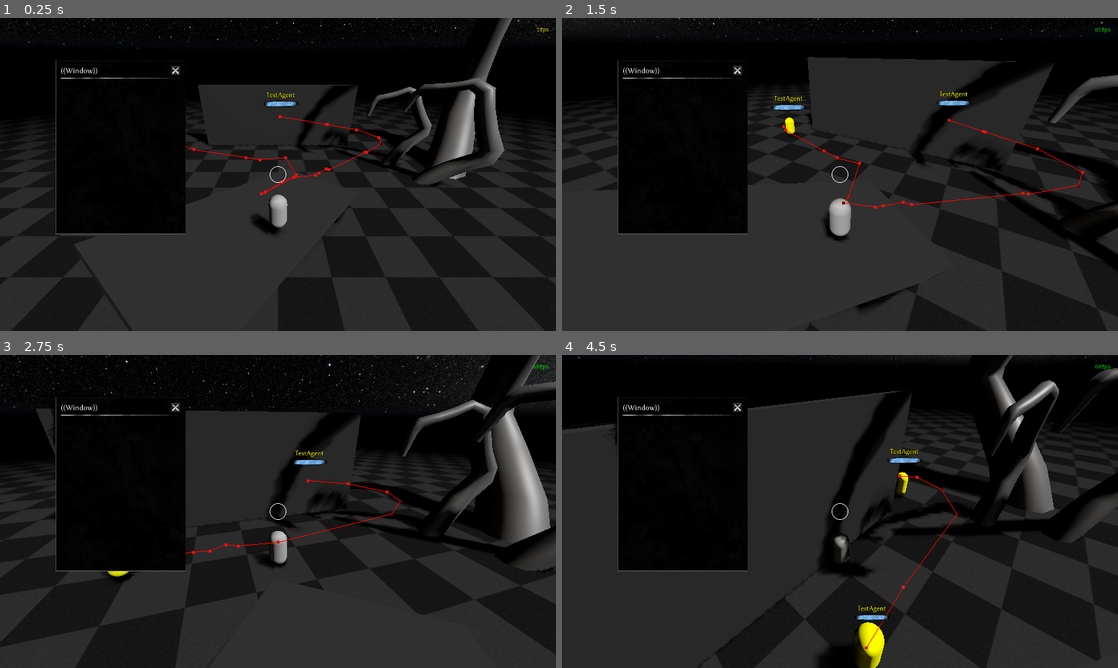
Above: before the commit, frames 1-4 (two rows, left to right).
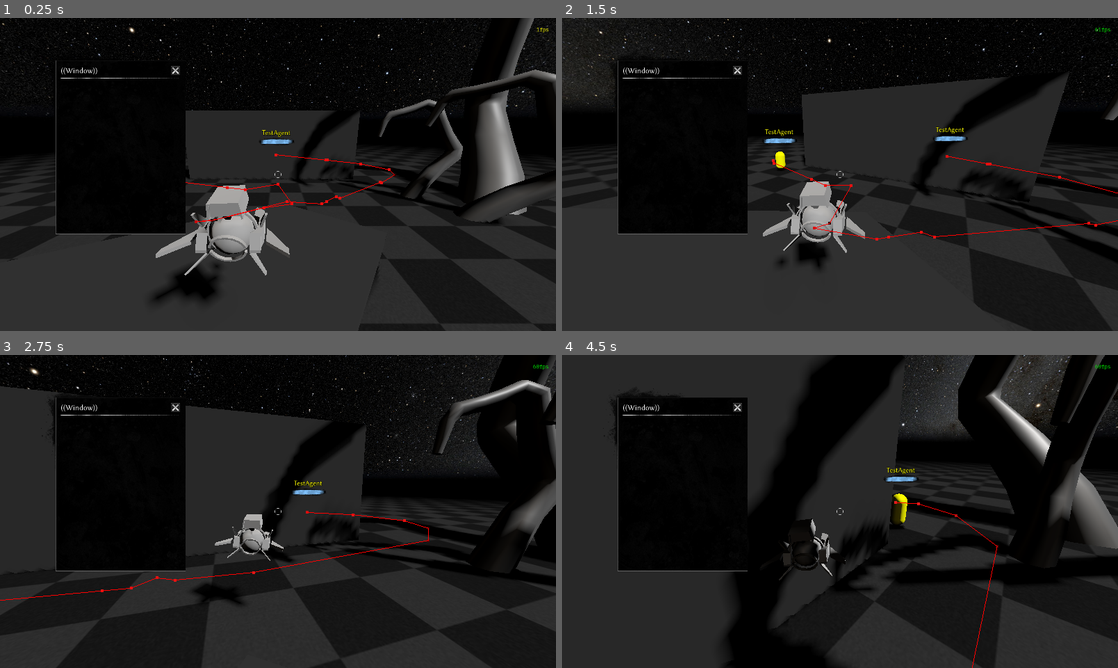
Above: after the commit, the same moments.

Repository: slyllama/soulscrap
Game: Godot game, scene res://maps/sandbox/sandbox.tscn
Two runs of this game, one before a commit and one after it. Both use one fixed random seed, a clock stepped at 60 frames per second and the inputs below.
Inputs (mouse positions are in pixels of both pictures, inside the frame that each line leads up to):
- Up to frame 1 (0.25 s): no input
- Up to frame 2 (1.5 s): move the mouse to (867, 174) at 0.52 s; hold W (move_forward) from 0.53 s (still down); click (867, 174) at 0.6 s; tap Mouse wheel up (zoom_in) at 0.8, 1.35 s; move the mouse to (812, 174) at 1.27 s
- Up to frame 3 (2.75 s): keep holding W (move_forward); tap Mouse wheel down (zoom_out) at 1.55, 2.1 s; move the mouse to (289, 505) at 2.02 s; click (289, 505) at 2.3 s
- Up to frame 4 (4.5 s): move the mouse to (834, 517) at 2.77 s; click (834, 517) at 2.85 s; tap Mouse wheel up (zoom_in) at 3.05, 3.6 s; move the mouse to (878, 514) at 3.52 s; tap Mouse wheel down (zoom_out) at 3.8, 4.35 s; tap Escape (ui_cancel) at 4.15 s; move the mouse to (1101, 367) at 4.27 s; release W (move_forward) at 4.28 s; hold A (strafe_left) from 4.28 s (still down)

The runs differ from the first frame. In frame 1, 22% of the frame differs, in the area x 0-100%, y 0-100%; in frame 2, 18%; in frame 3, 20%; in frame 4, 34%.

Commit message:
Improve player and camera handling

Diff:
--- a/generic/materials/shaders/simple_nospec.gdshader
+++ b/generic/materials/shaders/simple_nospec.gdshader
@@ -12,4 +12,11 @@
 	SPECULAR = 0.0;
 	METALLIC = 0.0;
 	ROUGHNESS = 1.0;
+
+	float fade_distance = length(VERTEX);
+	const vec3 magic = vec3(0.06711056, 0.00583715, 52.9829189);
+	float fade = clamp(smoothstep(0.5, 0.9, fade_distance), 0.0, 1.0);
+	if (fade < 0.001 || fade < fract(magic.z * fract(dot(FRAGCOORD.xy, magic.xy)))) {
+		discard;
+	}
 }
--- a/lib/_global/global.gd
+++ b/lib/_global/global.gd
@@ -10,11 +10,13 @@
 
 func _ready() -> void:
 	if DisplayServer.screen_get_size().x > 2000:
-		get_window().size *= 2.0
+		if !Engine.is_embedded_in_editor():
+			get_window().size *= 2.0
 		get_window().content_scale_factor = 2.0
 
 		if OS.get_name() != "macos":
 			DisplayServer.cursor_set_custom_image(
 				load("res://generic/textures/cursor_2x.png"))
 
-	get_window().position = DisplayServer.screen_get_position() + Vector2i(32, 64)
+	if !Engine.is_embedded_in_editor():
+		get_window().position = DisplayServer.screen_get_position() + Vector2i(32, 64)
--- a/lib/player/camera.gd
+++ /dev/null
@@ -1,39 +0,0 @@
-extends Camera3D
-
-@export var orbit_sensitivity = 0.5
-@export var orbit_smoothing = 20.0
-
-var _mouse_delta = Vector2.ZERO
-@onready var _last_mouse_delta = _mouse_delta
-@onready var _target_pivot_x = get_parent().rotation_degrees.x
-@onready var _target_pivot_y = get_parent().rotation_degrees.y
-
-func _input(event: InputEvent) -> void:
-	# Handle orbiting
-	if (event is InputEventMouseMotion
-		and Input.mouse_mode == Input.MOUSE_MODE_CAPTURED):
-		_mouse_delta = event.relative
-
-	if Input.is_action_just_pressed("ui_cancel"):
-		Input.mouse_mode = Input.MOUSE_MODE_VISIBLE
-	elif Input.is_action_just_pressed("left_click"):
-		if !Global.mouse_in_ui:
-			Input.mouse_mode = Input.MOUSE_MODE_CAPTURED
-
-func _ready() -> void:
-	Global.camera = self
-	Input.mouse_mode = Input.MOUSE_MODE_CAPTURED
-
-func _physics_process(_delta: float) -> void:
-	if _mouse_delta == _last_mouse_delta: _mouse_delta = Vector2.ZERO
-
-	# Handle orbit transforms
-	_target_pivot_y -= _mouse_delta.x * orbit_sensitivity
-	get_parent().rotation_degrees.y = lerp(
-		get_parent().rotation_degrees.y, _target_pivot_y, Utils.clerp(orbit_smoothing))
-	_target_pivot_x -= _mouse_delta.y * orbit_sensitivity
-	_target_pivot_x = clamp(_target_pivot_x, -80.0, 20.0)
-	get_parent().rotation_degrees.x = lerp(
-		get_parent().rotation_degrees.x, _target_pivot_x, Utils.clerp(orbit_smoothing))
-
-	_last_mouse_delta = _mouse_delta
--- /dev/null
+++ b/lib/player/orbit.gd
@@ -0,0 +1,61 @@
+extends Node3D
+
+@export var zoom_increment = 0.2
+@export var zoom_minimum = 0.9
+@export var zoom_maximum = 2.2
+@export var orbit_sensitivity = 0.5
+@export var orbit_smoothing = 20.0
+@export var camera_smoothing = 10.0
+
+@onready var _last_mouse_delta = _mouse_delta
+@onready var _target_pivot_x = rotation_degrees.x
+@onready var _target_pivot_y = rotation_degrees.y
+@onready var _target_zoom = zoom_minimum
+
+var _mouse_delta = Vector2.ZERO
+
+func _input(event: InputEvent) -> void:
+	# Handle orbiting
+	if (event is InputEventMouseMotion
+		and Input.mouse_mode == Input.MOUSE_MODE_CAPTURED):
+		_mouse_delta = event.relative
+
+	if Input.is_action_just_pressed("ui_cancel"):
+		Input.mouse_mode = Input.MOUSE_MODE_VISIBLE
+	elif Input.is_action_just_pressed("left_click"):
+		if !Global.mouse_in_ui:
+			Input.mouse_mode = Input.MOUSE_MODE_CAPTURED
+
+	# Handle zoom inputs
+	if Input.is_action_just_pressed("zoom_in"): _target_zoom -= zoom_increment
+	elif Input.is_action_just_pressed("zoom_out"): _target_zoom += zoom_increment
+
+func _ready() -> void:
+	Global.camera = $Track/Camera
+	Input.mouse_mode = Input.MOUSE_MODE_CAPTURED
+
+func _process(_delta: float) -> void:
+	if _mouse_delta == _last_mouse_delta: _mouse_delta = Vector2.ZERO
+
+	# Handle orbit transforms
+	_target_pivot_y -= _mouse_delta.x * orbit_sensitivity
+	rotation_degrees.y = lerp(
+		rotation_degrees.y, _target_pivot_y, Utils.clerp(orbit_smoothing))
+	_target_pivot_x -= _mouse_delta.y * orbit_sensitivity
+	_target_pivot_x = clamp(_target_pivot_x, -80.0, 20.0)
+	rotation_degrees.x = lerp(
+		rotation_degrees.x, _target_pivot_x, Utils.clerp(orbit_smoothing))
+
+	# Handle zoom
+	_target_zoom = clamp(_target_zoom, zoom_minimum, zoom_maximum)
+	$Track/SpringAxis.spring_length = lerp($Track/SpringAxis.spring_length,
+		_target_zoom, Utils.clerp(24.0))
+	$Track/Camera.position.z = lerp($Track/Camera.position.z,
+		$Track/SpringAxis/Spring.position.z, Utils.clerp(camera_smoothing))
+
+	# Smooth camera motion
+	$Track.global_rotation = global_rotation
+	$Track.global_position = lerp(
+		$Track.global_position, global_position, Utils.clerp(camera_smoothing))
+
+	_last_mouse_delta = _mouse_delta
--- a/lib/player/player.gd
+++ b/lib/player/player.gd
@@ -1,18 +1,8 @@
 extends CharacterBody3D
 
 @export var speed = 1.9
-@export var zoom_increment = 0.25
-@export var zoom_minimum = 1.0
-@export var zoom_maximum = 3.0
-
-@onready var _target_zoom = position.z
-
-func _input(_event: InputEvent) -> void:
-	# Handle zoom
-	if Input.is_action_just_pressed("zoom_in"):
-		_target_zoom -= zoom_increment
-	elif Input.is_action_just_pressed("zoom_out"):
-		_target_zoom += zoom_increment
+@export var acceleration = 9.0
+var _target_velocity = 0.0
 
 func _physics_process(_delta: float) -> void:
 	var _direction = Vector3.ZERO
@@ -22,18 +12,19 @@
 	if Input.is_action_pressed("strafe_right"): _direction.x = 1.0
 
 	_direction = _direction.normalized()
-	velocity = $Orbit.basis * Vector3.FORWARD * _direction.z
-	velocity += $Orbit.basis * Vector3.RIGHT * _direction.x
-	velocity *= speed
+	_target_velocity = $Orbit.basis * Vector3.FORWARD * _direction.z
+	_target_velocity += $Orbit.basis * Vector3.RIGHT * _direction.x
+	_target_velocity *= speed
+	velocity = lerp(velocity, _target_velocity, Utils.clerp(acceleration))
 
 	var _y_diff = $YCast.global_position.y - $YCast.get_collision_point().y
 	velocity.y += clamp(Global.GRAVITY * _y_diff, Global.GRAVITY, 0.0)
 
 	move_and_slide()
 
-	# Handle zoom
-	_target_zoom = clamp(_target_zoom, zoom_minimum, zoom_maximum)
-	$Orbit/SpringAxis.spring_length = lerp($Orbit/SpringAxis.spring_length,
-		_target_zoom, Utils.clerp(24.0))
-	$Orbit/Camera.position.z = lerp($Orbit/Camera.position.z,
-		$Orbit/SpringAxis/Spring.position.z, Utils.clerp(20.0))
+	# Handle player mesh operations (facing rotation)
+	if velocity.length() > 0.1:
+		$PlayerMesh.rotation_degrees.y = lerp(
+			$PlayerMesh.rotation_degrees.y, $Orbit.rotation_degrees.y, Utils.clerp(20.0))
+	$PlayerMesh.rotation_degrees.z = lerp(
+		$PlayerMesh.rotation_degrees.z, velocity.x * -9.0, Utils.clerp(20.0))
--- a/lib/player/player.tscn
+++ b/lib/player/player.tscn
@@ -1,15 +1,12 @@
 [gd_scene load_steps=6 format=3 uid="uid://ban0go6y3b25c"]
 
 [ext_resource type="Script" uid="uid://ckhdif2cde65" path="res://lib/player/player.gd" id="1_al4t3"]
-[ext_resource type="Script" uid="uid://dkdr61ecc8g6k" path="res://lib/player/camera.gd" id="1_odf55"]
-
-[sub_resource type="CapsuleMesh" id="CapsuleMesh_iochv"]
-radius = 0.125
-height = 0.5
+[ext_resource type="PackedScene" uid="uid://m0o8woonsvva" path="res://lib/player/meshes/player.glb" id="2_2ocui"]
+[ext_resource type="Script" uid="uid://crum3vn58g61o" path="res://lib/player/orbit.gd" id="3_5lbbh"]
 
 [sub_resource type="CapsuleShape3D" id="CapsuleShape3D_odf55"]
 radius = 0.125
-height = 0.5
+height = 0.75
 
 [sub_resource type="SphereShape3D" id="SphereShape3D_al4t3"]
 radius = 0.45
@@ -18,27 +15,33 @@
 floor_constant_speed = true
 script = ExtResource("1_al4t3")
 
-[node name="Mesh" type="MeshInstance3D" parent="."]
-mesh = SubResource("CapsuleMesh_iochv")
+[node name="PlayerMesh" parent="." instance=ExtResource("2_2ocui")]
 
 [node name="Collision" type="CollisionShape3D" parent="."]
+transform = Transform3D(1, 0, 0, 0, 1, 0, 0, 0, 1, 0, -0.2, 0)
 shape = SubResource("CapsuleShape3D_odf55")
 
 [node name="Orbit" type="Node3D" parent="."]
-transform = Transform3D(1, 0, 0, 0, 0.866025, 0.5, 0, -0.5, 0.866025, 0, 0, 0)
+transform = Transform3D(1, 0, 0, 0, 0.965925, 0.258819, 0, -0.258819, 0.965925, 0, 0, 0)
+script = ExtResource("3_5lbbh")
 
-[node name="Camera" type="Camera3D" parent="Orbit"]
+[node name="Track" type="Marker3D" parent="Orbit"]
+transform = Transform3D(1, 0, 0, 0, 0.965925, 0.258819, 0, -0.258819, 0.965925, 0, 0, 0)
+top_level = true
+
+[node name="Camera" type="Camera3D" parent="Orbit/Track"]
 transform = Transform3D(1, 0, 0, 0, 1, 0, 0, 0, 1, 0, 0, 2)
-v_offset = 0.5
+h_offset = 0.2
+v_offset = 0.25
 current = true
-script = ExtResource("1_odf55")
+fov = 80.0
 
-[node name="SpringAxis" type="SpringArm3D" parent="Orbit"]
+[node name="SpringAxis" type="SpringArm3D" parent="Orbit/Track"]
 collision_mask = 4
 shape = SubResource("SphereShape3D_al4t3")
 spring_length = 2.0
 
-[node name="Spring" type="Marker3D" parent="Orbit/SpringAxis"]
+[node name="Spring" type="Marker3D" parent="Orbit/Track/SpringAxis"]
 
 [node name="YCast" type="RayCast3D" parent="."]
-transform = Transform3D(1, 0, 0, 0, 1, 0, 0, 0, 1, 0, -0.25, 0)
+transform = Transform3D(1, 0, 0, 0, 1, 0, 0, 0, 1, 0, -0.6, 0)
--- a/lib/ui/hud/hud.tscn
+++ b/lib/ui/hud/hud.tscn
@@ -1,8 +1,17 @@
-[gd_scene load_steps=4 format=3 uid="uid://c22mmoiy3jofj"]
+[gd_scene load_steps=7 format=3 uid="uid://c22mmoiy3jofj"]
 
 [ext_resource type="PackedScene" uid="uid://by0uvskvsqnmj" path="res://lib/ui/fps_counter/fps_counter.tscn" id="1_6ca3a"]
 [ext_resource type="Texture2D" uid="uid://dku4jv7giju6q" path="res://lib/ui/hud/textures/reticule.png" id="2_2gk58"]
 [ext_resource type="PackedScene" uid="uid://dss8jsi1q5yco" path="res://lib/ui/container/container.tscn" id="3_tga37"]
+[ext_resource type="Shader" uid="uid://cjnhp3n2aq26o" path="res://generic/materials/shaders/dissolve.gdshader" id="4_n0ge7"]
+[ext_resource type="Texture2D" uid="uid://c4412kr3w6toy" path="res://generic/materials/textures/paint_mask.jpg" id="5_dntma"]
+
+[sub_resource type="ShaderMaterial" id="ShaderMaterial_f8u0o"]
+resource_local_to_scene = true
+shader = ExtResource("4_n0ge7")
+shader_parameter/dissolve_texture = ExtResource("5_dntma")
+shader_parameter/dissolve_state = 0.0
+shader_parameter/uv_scale = 2.5
 
 [node name="HUD" type="CanvasLayer"]
 
@@ -15,19 +24,19 @@
 offset_right = -16.0
 offset_bottom = 38.0
 grow_horizontal = 0
-text = "[color=green]136fps[/color]"
+text = "[color=green]139fps[/color]"
 
 [node name="Reticule" type="TextureRect" parent="."]
-custom_minimum_size = Vector2(30, 30)
+custom_minimum_size = Vector2(16, 16)
 anchors_preset = 8
 anchor_left = 0.5
 anchor_top = 0.5
 anchor_right = 0.5
 anchor_bottom = 0.5
-offset_left = -20.0
-offset_top = -20.0
-offset_right = 20.0
-offset_bottom = 20.0
+offset_left = -8.0
+offset_top = -8.0
+offset_right = 8.0
+offset_bottom = 8.0
 grow_horizontal = 2
 grow_vertical = 2
 texture = ExtResource("2_2gk58")
@@ -35,6 +44,7 @@
 stretch_mode = 5
 
 [node name="Container" parent="." instance=ExtResource("3_tga37")]
+material = SubResource("ShaderMaterial_f8u0o")
 offset_left = 128.0
 offset_top = 97.0
 offset_right = 428.0
Not shown, removed: lib/player/camera.gd.uid
Binary file added: lib/player/meshes/player.glb
Not shown, added: lib/player/meshes/player.glb.import
Not shown, added: lib/player/orbit.gd.uid
